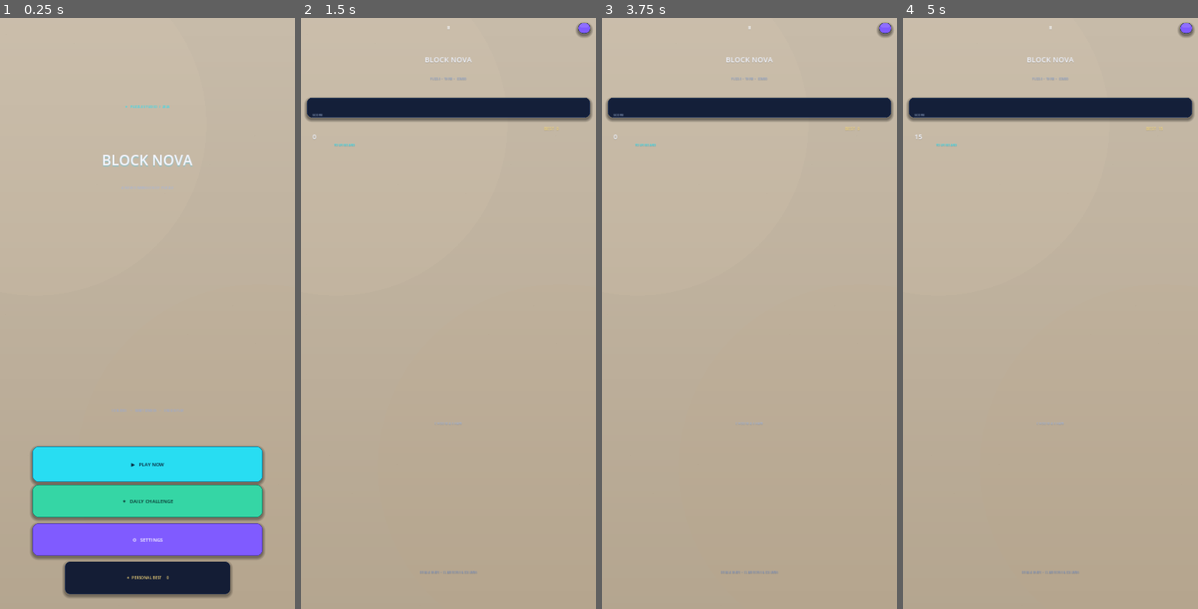
Above: before the commit, frames 1-4 (left to right).
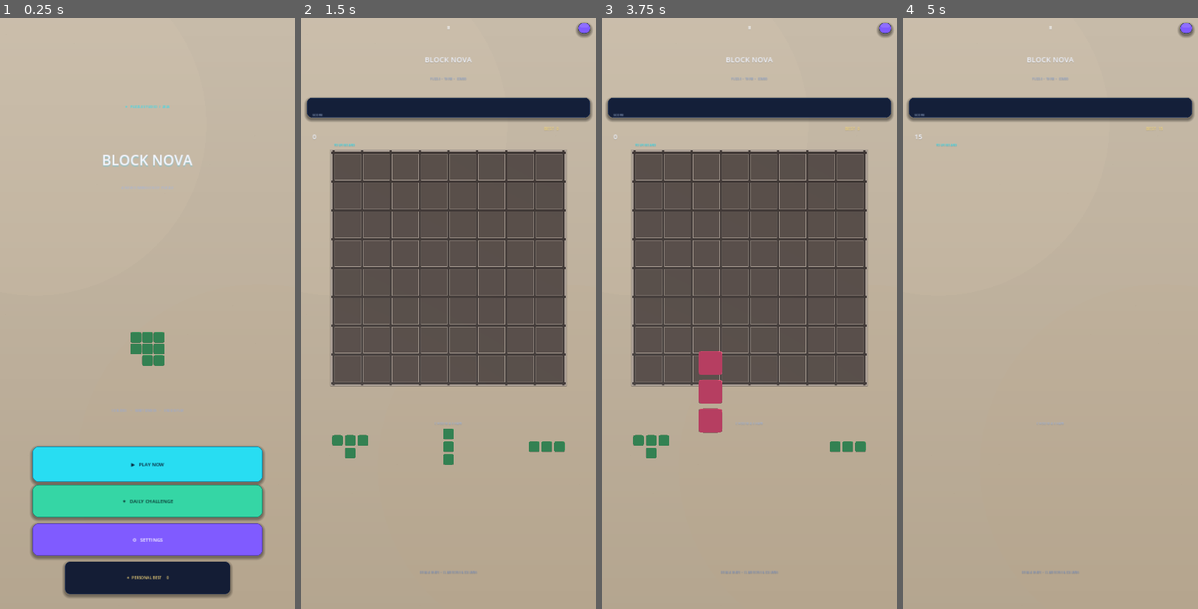
Above: after the commit, the same moments.

Repository: mahdialloui01-art/BlockNova
Game: Godot game, scene res://scenes/main.tscn
The game is run twice, just before and just after one commit, with the same random seed, the same clock (stepped at 60 frames per second) and the same inputs.
Inputs (mouse positions are in pixels of both pictures, inside the frame that each line leads up to):
- Up to frame 1 (0.25 s): no input
- Up to frame 2 (1.5 s): click "▶ PLAY NOW" at 0.5 s; tap Enter at 1.25 s; move the mouse to (513, 283) at 1.27 s; click (513, 283) at 1.42 s
- Up to frame 3 (3.75 s): tap Space at 2, 3.5 s; drag from (690, 343) to (734, 431) at 2.02 s; tap Enter at 2.75 s; move the mouse to (779, 183) at 2.77 s; click (779, 183) at 2.92 s; drag from (734, 431) to (661, 224) at 3.52 s
- Up to frame 4 (5 s): move the mouse to (1139, 402) at 4.27 s; click (1139, 402) at 4.42 s

The runs differ from the first frame. In frame 1, 0.5% of the frame differs, in the area x 44-56%, y 53-59%; in frame 2, 32%; in frame 3, 32%, in the area x 9-91%, y 22-75%; in frame 4, nothing differs.

Commit message:
Fix placed 3D blocks not rendering after board sync

Diff:
--- a/scripts/main_2_5d.gd
+++ b/scripts/main_2_5d.gd
@@ -33,10 +33,14 @@
 func _process(_delta: float) -> void:
     # The reference board uses a stable cocoa-brown finish; only tile materials
     # carry color. Avoid needless continuous redraws on mobile devices.
+    # IMPORTANT: do not disable the viewport in the same frame that a board
+    # rebuild requests UPDATE_ONCE, or the newly placed cubes never get drawn.
+    var synced_this_frame := false
     if _sync_pending:
         _sync_pending = false
         _sync_3d_models()
-    if _active_visual_effects == 0 and _viewport != null:
+        synced_this_frame = true
+    if not synced_this_frame and _active_visual_effects == 0 and _viewport != null:
         _viewport.render_target_update_mode = SubViewport.UPDATE_DISABLED
 
 func _input(event: InputEvent) -> void:
